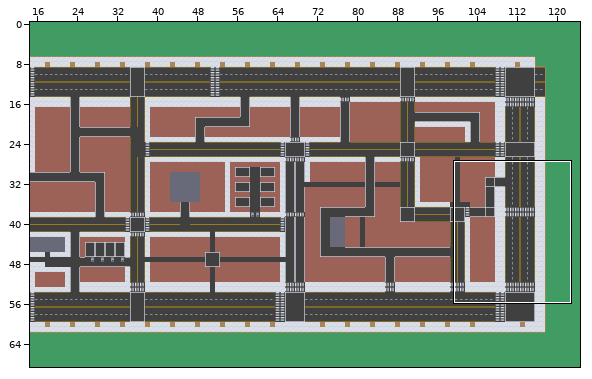
Two states of a LDtk project, Assets/Map/Map/Team-Project-Map.ldtk. The first picture is a wide view before the edit; the outline marks the close-up.
Close-up. Before the edit:
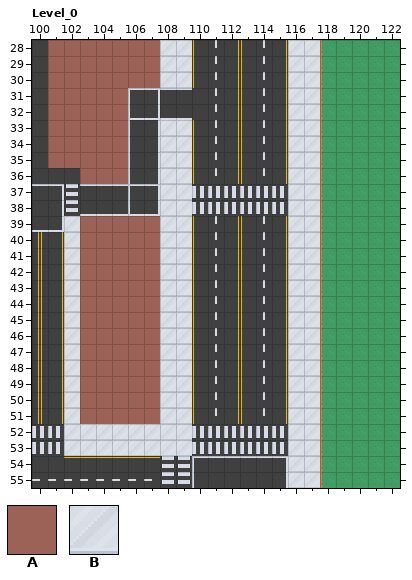
Cells are 16x16 px. Shown: Level_0 x 100..122, y 28..55. The commit also changed other parts of the map, which this record leaves out.
Key: from "NoCar": A 1 "NoCar"; from "SideWalk": B 1 "SideWalk".
_ is an empty cell.
Layers that did not change in this view are not listed.
Layer "NoCar" before, first column x 105:
28 AAA___
29 AAA___
30 AAA___
31 A_____
32 A_____
33 A_____
34 A_____
35 A_____
36 A_____
37 ______
38 ______
39 AAA___
Layer "SideWalk" before, first column x 100:
28 ________BB______BB_____
29 ________BB______BB_____
30 ________BB______BB_____
31 ________________BB_____
32 ________________BB_____
33 ________BB______BB_____
34 ________BB______BB_____
35 ________BB______BB_____
36 ________BB______BB_____
37 ________BB______BB_____
38 ________BB______BB_____
39 __B_____BB______BB_____
40 __B_____BB______BB_____
41 __B_____BB______BB_____
42 __B_____BB______BB_____
43 __B_____BB______BB_____
44 __B_____BB______BB_____
45 __B_____BB______BB_____
46 __B_____BB______BB_____
47 __B_____BB______BB_____
48 __B_____BB______BB_____
49 __B_____BB______BB_____
50 __B_____BB______BB_____
51 __B_____BB______BB_____
52 __BBBBBBBB______BB_____
53 __BBBBBBBB______BB_____
54 ________________BB_____
55 ________________BB_____
And afterwards:
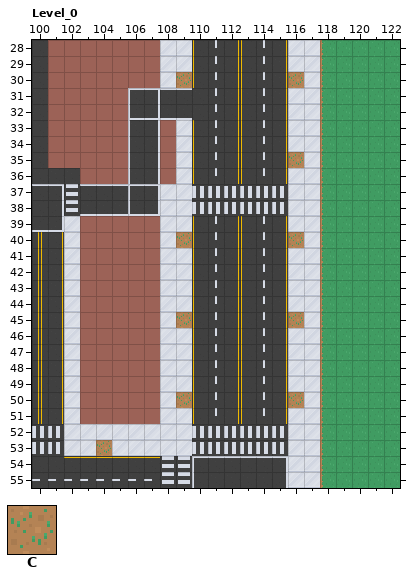
Further tiles: from "Soil": C 1 "Soil".
What changed:
Layer "Soil":
The author put tile C in row 30 at x 109 and 116; in row 35 at x 116; in row 40 at x 109 and 116; in row 45 at x 109 and 116; in row 50 at x 109 and 116; in row 53 at x 104.
Layer "NoCar":
The author put tile A in rows 33 to 36 at x 108.
Layer "SideWalk":
Tile B is removed in row 30 at x 109 and 116; in rows 33 to 34 at x 108; in row 35 at x 108 and 116; in row 36 at x 108; in row 40 at x 109 and 116; in row 45 at x 109 and 116.
Tile B is removed in row 50 at x 109 and 116; in row 53 at x 104.
